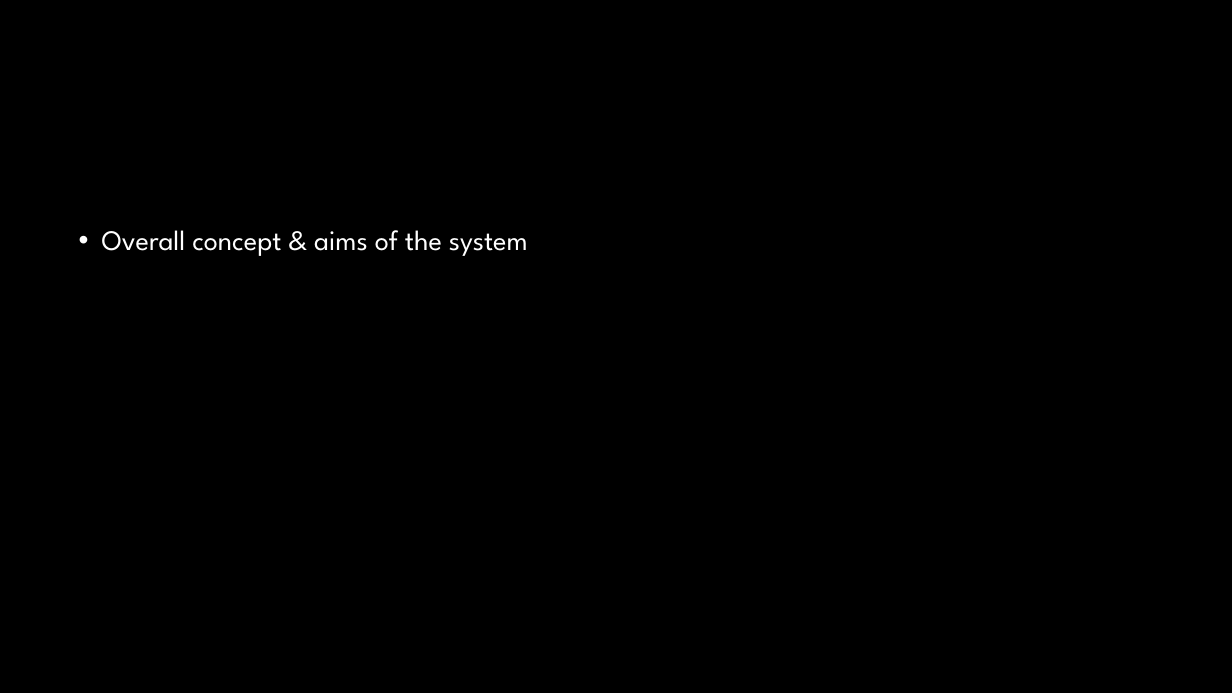
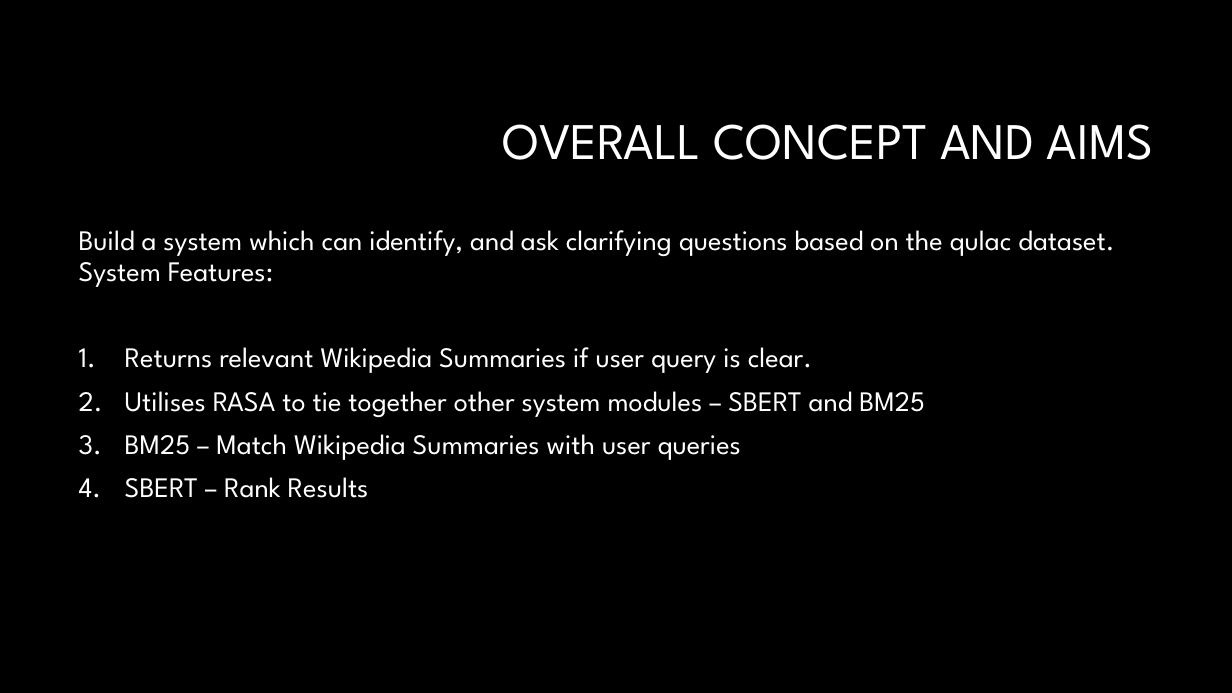
Before and after one commit to Crimson-Scot96/Conversational-AI, a slide deck: slide 3 of set10120_cw2_presentation.pptx (slide 2 before the commit). Drawn at 1232x693 pixels with LibreOffice and Linux fonts; fonts in the diff are those of the drawing; background and template pictures are left out. Boxes give left, top, right and bottom in pixels: in the first picture for what was removed or moved away, otherwise in the second. Text is boxed around its words. In the diff, an @@ line names an element or a change of style, - is before the commit and + after.

```diff
--- a/set10120_cw2_presentation.pptx
+++ b/set10120_cw2_presentation.pptx
@@ title added at [503,124,1153,160], 40 pt, text #FFFFFF @@
+OVERALL CONCEPT AND AIMS
@@ text at [79,230,1114,498]: text changed @@
-• Overall concept & aims of the system
+Build a system which can identify, and ask clarifying questions based on the qulac dataset. System Features:
+1. Returns relevant Wikipedia Summaries if user query is clear.
+2. Utilises RASA to tie together other system modules – SBERT and BM25
+3. BM25 – Match Wikipedia Summaries with user queries
+4. SBERT – Rank Results
```
Also in this commit, not shown: 9 other slides changed, 3 slides added, 2 slides removed.
